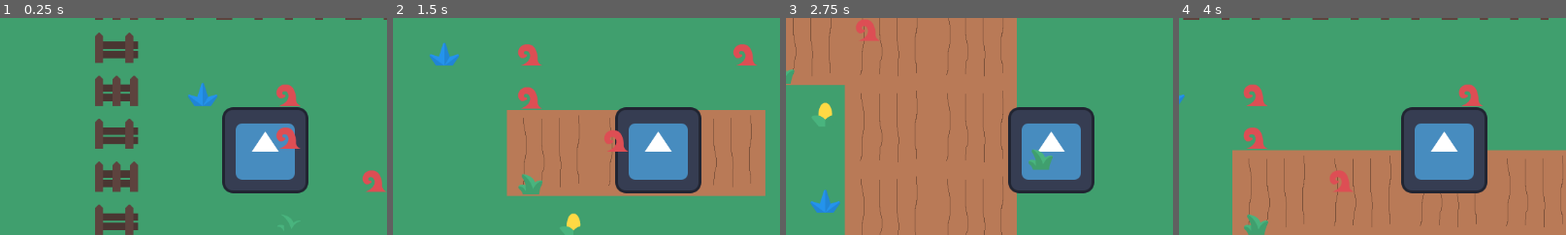
Above: before the commit, frames 1-4 (left to right).
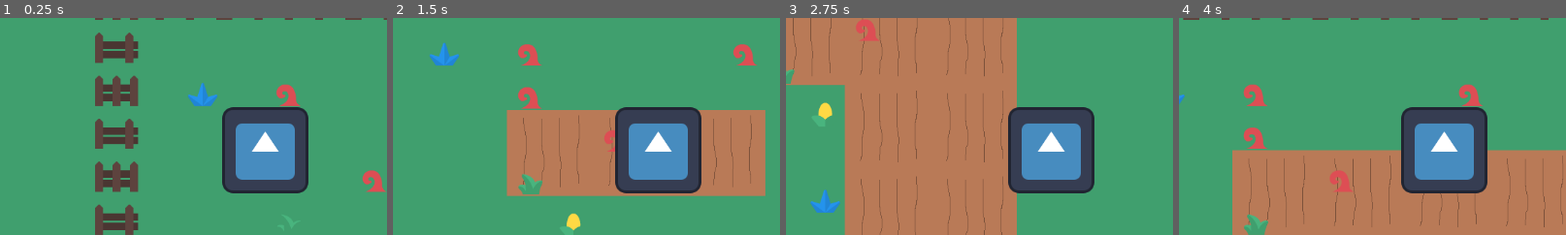
Above: after the commit, the same moments.

Repository: ilikeRocks0/FarmerJoe
Game: Godot game, scene res://main.tscn
Same seed, same stepped clock (60 frames per second), same inputs: the game is played once before the commit and once after it. The engine's default icon, where the game draws it, is replaced by a stand-in: a white triangle on a blue panel in a dark square.
Inputs:
- Up to frame 1 (0.25 s): no input
- Up to frame 2 (1.5 s): tap Enter at 0.5 s; hold Right (ui_right) 0.53-1.28 s; tap E at 0.6, 1.35 s; hold Down (ui_down) from 1.28 s (still down)
- Up to frame 3 (2.75 s): release Down (ui_down) at 2.03 s; hold Right (ui_right) from 2.03 s (still down); tap E at 2.1 s
- Up to frame 4 (4 s): release Right (ui_right) at 2.78 s; hold Up (ui_up) 2.78-3.53 s; tap E at 2.85, 3.6 s; hold Left (ui_left) from 3.53 s (still down)
The pictures show only the part of the screen within x 16-66%, y 20-69%; the shares and areas given below are measured in that part.

The runs differ from the first frame. In frame 1, 0.4% of the frame differs, in the area x 71-78%, y 50-61%; in frame 2, 0.2%; in frame 3, 0.4%, in the area x 62-69%, y 60-71%; in frame 4, nothing differs.

Commit message:
fixed bug where flowers are above character, changed z-index to 2

Diff:
--- a/main.tscn
+++ b/main.tscn
@@ -25,14 +25,15 @@
 layer_2/name = "foreground"
 layer_2/tile_data = PackedInt32Array(786428, 589826, 9, 786429, 655362, 9, 786430, 720898, 9, 786431, 589826, 9, 720896 …(1495 unchanged characters)…
 layer_3/name = "flowers"
-layer_3/z_index = 3
+layer_3/z_index = 1
 layer_3/tile_data = PackedInt32Array(524298, 655362, 3, 458757, 655362, 3, 65549, 655362, 3, 196614, 720898, 2, 65536,  …(521 unchanged characters)…
+
+[node name="Player" parent="." instance=ExtResource("1_r5yxl")]
+z_index = 2
+
+[node name="Camera2D" type="Camera2D" parent="Player"]
 
 [node name="soilSet" type="TileMap" parent="."]
 tile_set = SubResource("TileSet_kik8v")
 format = 2
 layer_0/tile_data = PackedInt32Array(1, 0, 65536, 65537, 0, 65536, 65538, 0, 65536, 0, 0, 65536, 65536, 0, 65536, 13107 …(673 unchanged characters)…
-
-[node name="Player" parent="." instance=ExtResource("1_r5yxl")]
-
-[node name="Camera2D" type="Camera2D" parent="Player"]
--- a/player.tscn
+++ b/player.tscn
@@ -8,6 +8,7 @@
 size = Vector2(128, 128)
 
 [node name="CharacterBody2D" type="CharacterBody2D"]
+z_index = 2
 script = ExtResource("1_c0fsj")
 
 [node name="DetectPlots" type="Area2D" parent="."]
